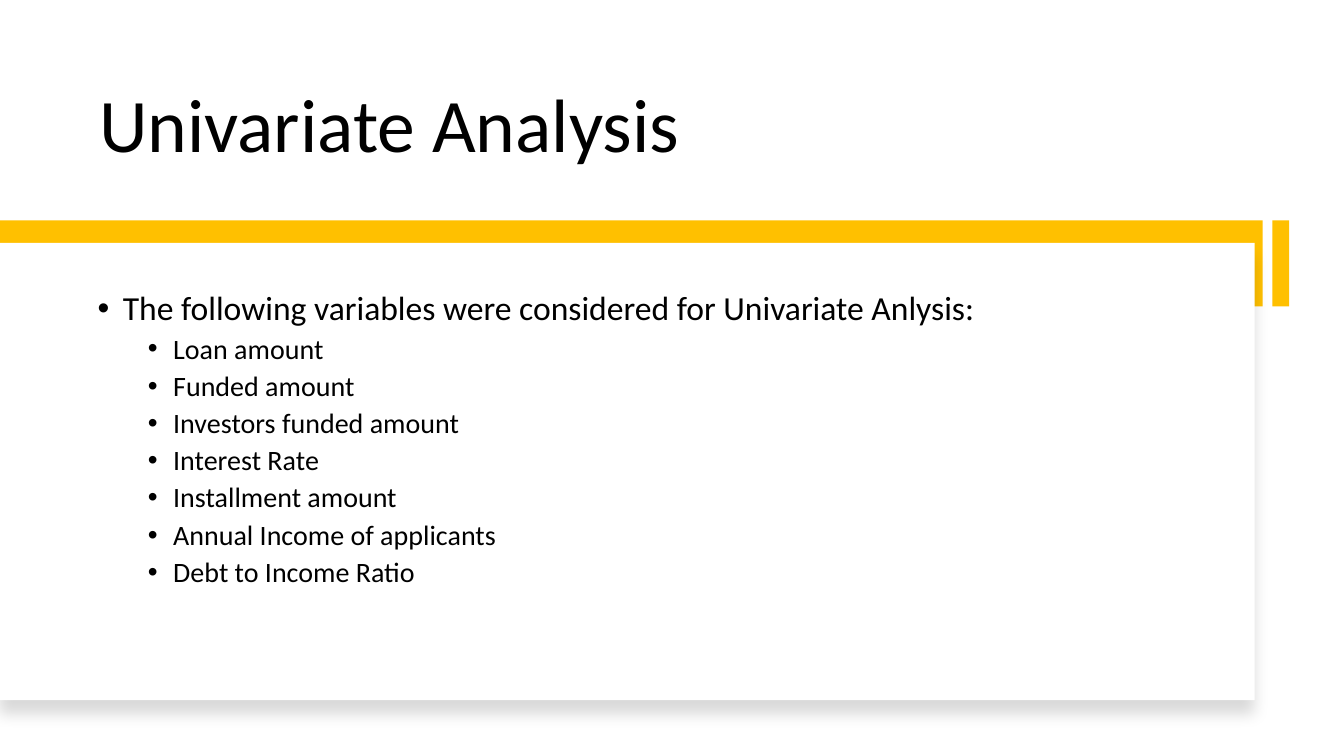
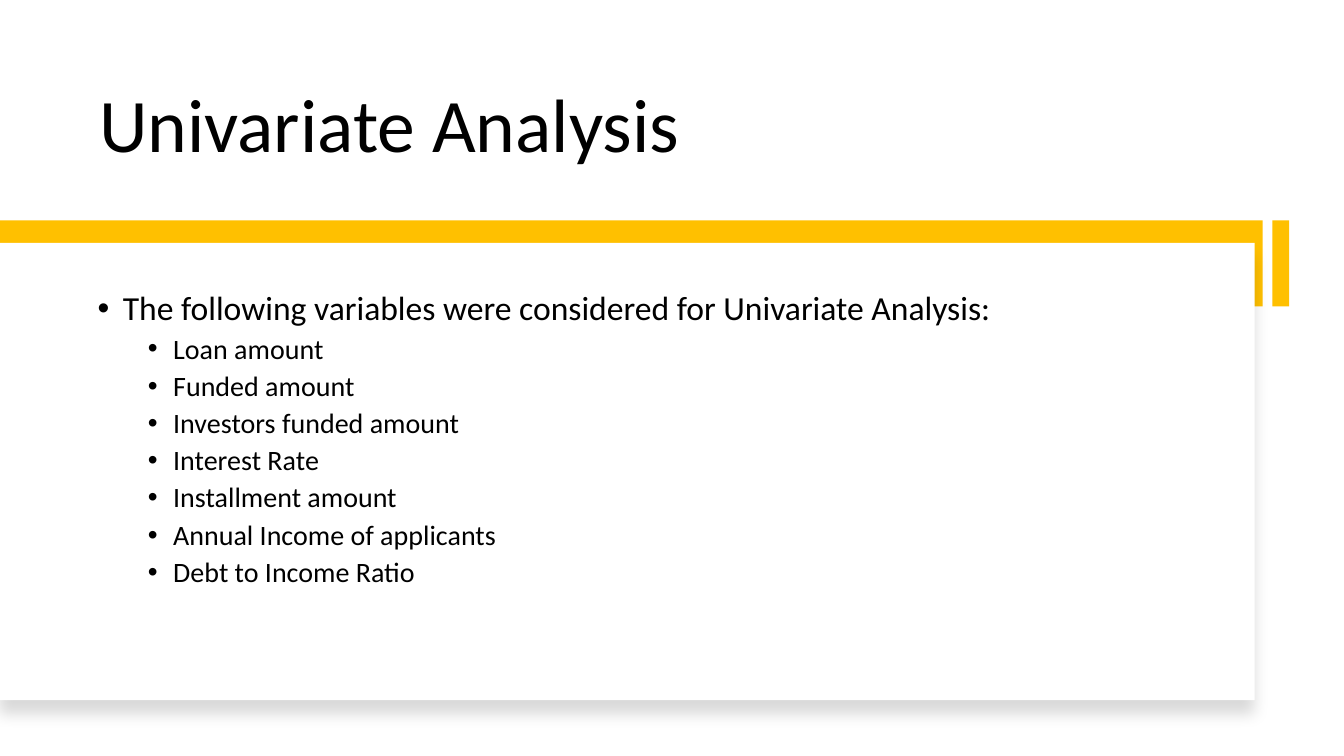
Before and after one commit to prachigoliwadekar/LendingClubCaseStudy, a slide deck: slide 8 of LendingClubCaseStudy.pptx. Drawn at 1344x756 pixels with LibreOffice and Linux fonts; fonts in the diff are those of the drawing. Boxes give left, top, right and bottom in pixels: in the first picture for what was removed or moved away, otherwise in the second. Text is boxed around its words. In the diff, an @@ line names an element or a change of style, - is before the commit and + after.

```diff
--- a/LendingClubCaseStudy.pptx
+++ b/LendingClubCaseStudy.pptx
@@ text at <box>123,296,990,326</box>: text changed @@
-• The following variables were considered for Univariate Anlysis:
+• The following variables were considered for Univariate Analysis:
```
Also in this commit, not shown: 1 other slide changed, 1 other file.
